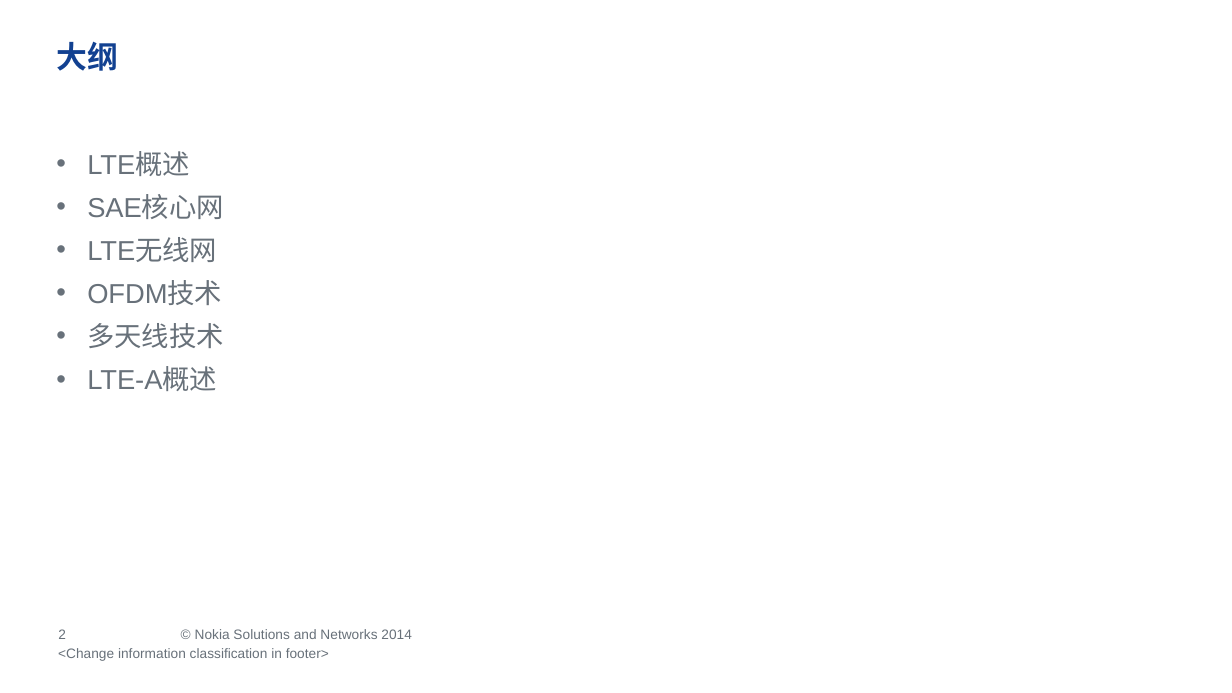
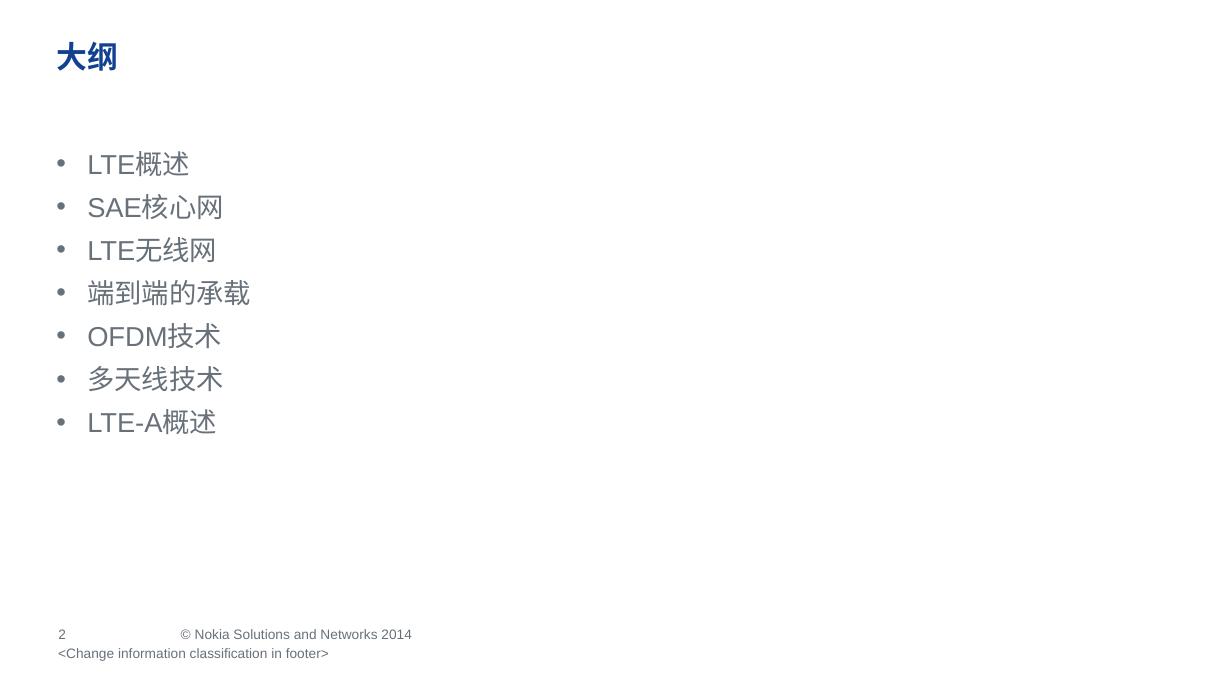
Before and after one commit to ZhouRock/LTE-study, a slide deck: slide 2 of LTE_introduction_by_zhoulei.pptx. Drawn at 1232x693 pixels with LibreOffice and Linux fonts; fonts in the diff are those of the drawing; background and template pictures are left out. Boxes give left, top, right and bottom in pixels: in the first picture for what was removed or moved away, otherwise in the second. Text is boxed around its words. In the diff, an @@ line names an element or a change of style, - is before the commit and + after.

```diff
--- a/LTE_introduction_by_zhoulei.pptx
+++ b/LTE_introduction_by_zhoulei.pptx
@@ text at <box>87,280,251,305</box>: paragraph added @@
+• 端到端的承载
```
Also in this commit, not shown: 1 slide added.
